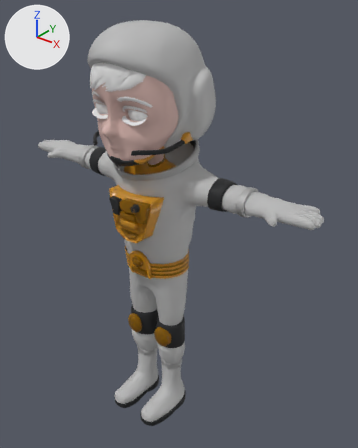
Renders of the Blender file Character Course Rig +Model.blend from each side of a commit.
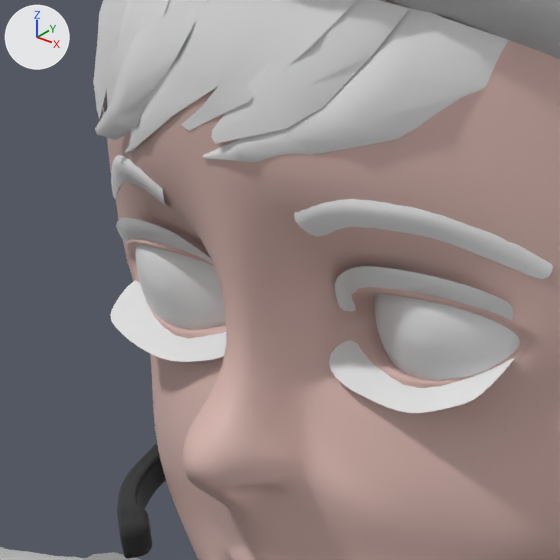
The first picture shows the older version from a camera (50 mm lens) standing at (1.16, -1.256, 1.701) and looking at (0.24, -0.106, 0.988). The close-ups show both versions on the part from 22% to 43% of the width and 16% to 33% of the height of that picture. Arrows for +X, +Y and +Z are at upper left; the lights stay in place.

In view in the first close-up: 'Left Cornea', 'Mira', 'Right Cronea'.
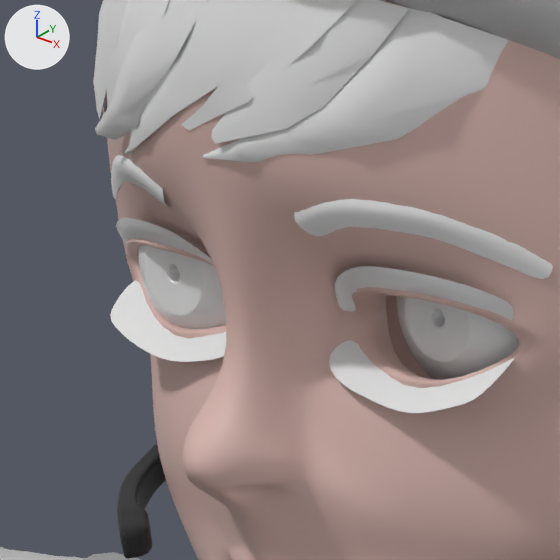
Where the change shows, as pixel boxes (x1, y1, x2, y2) in the close-ups (560 x 560 px):
'Left Cornea', hidden: before (374, 294, 520, 381)
'Right Cronea', hidden: before (136, 245, 226, 329)
'Inner Pupil Left', unchanged, uncovered by the edit: after (397, 296, 520, 380)
'Inner Pupil Right', unchanged, uncovered by the edit: after (138, 245, 226, 329)

Diff of the bpy script that builds the scene:
```diff
--- a/Character Course Rig +Model.blend.py
+++ b/Character Course Rig +Model.blend.py
@@ ob_right_cronea @@
 _m = ob_right_cronea.modifiers.new('Subdivision', 'SUBSURF')
 _m.levels = 2
+ob_right_cronea.hide_set(True)
@@ ob_left_cornea @@
 _m = ob_left_cornea.modifiers.new('Subdivision', 'SUBSURF')
 _m.levels = 2
+ob_left_cornea.hide_set(True)
```
